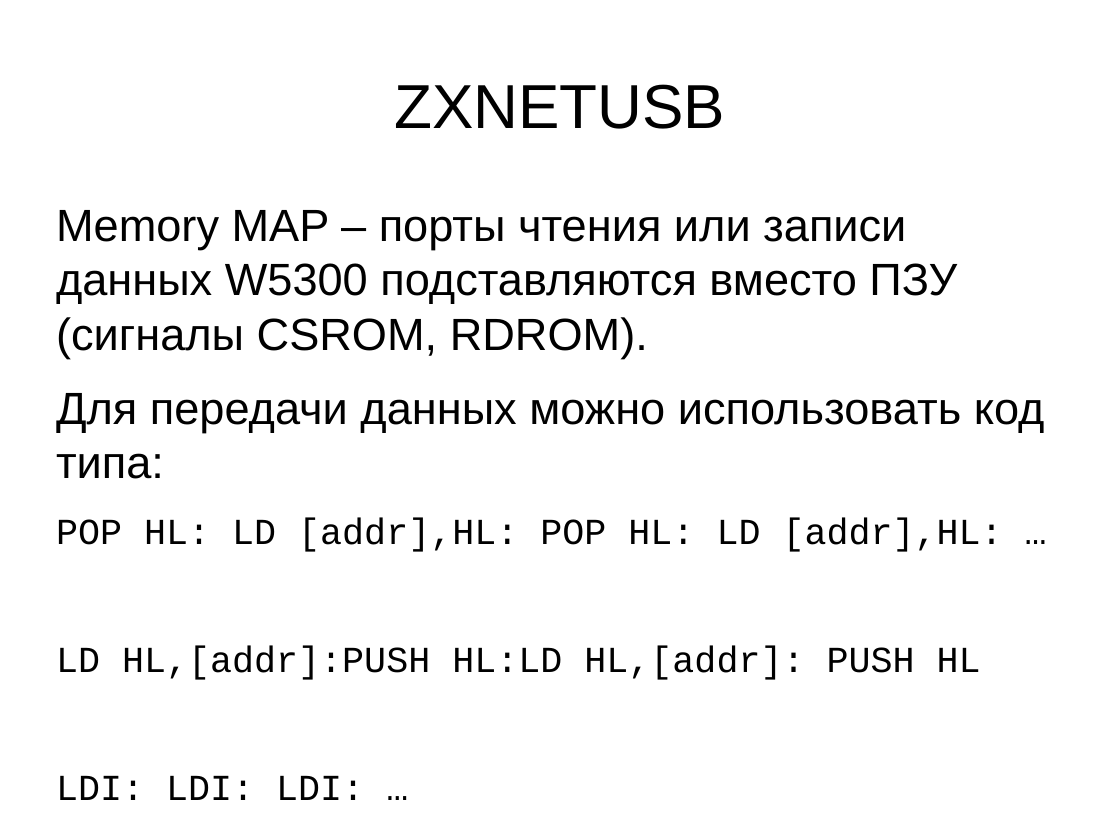
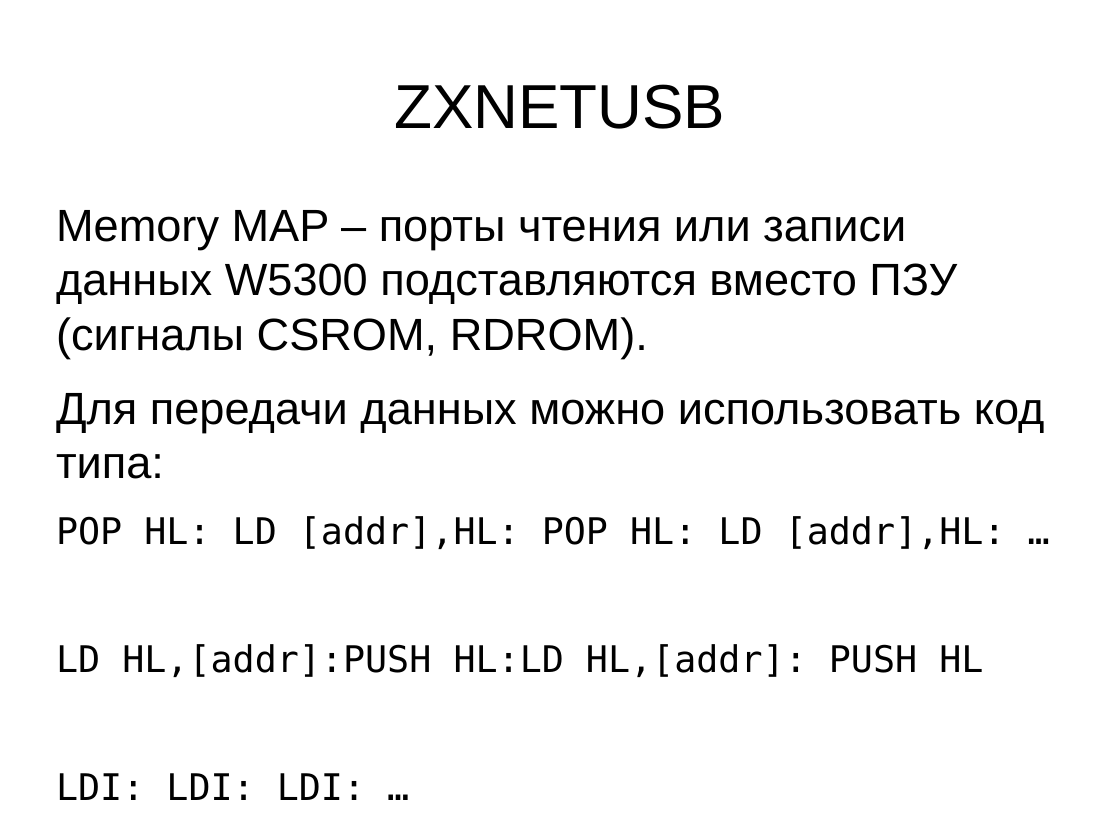
Before and after one commit to lvd2/zxnetusb, a slide deck: slide 5 of report/dh2019.odp. Drawn at 1120x840 pixels with LibreOffice and Linux fonts; fonts in the diff are those of the drawing; background and template pictures are left out. Boxes give left, top, right and bottom in pixels: in the first picture for what was removed or moved away, otherwise in the second. Text is boxed around its words. In the diff, an @@ line names an element or a change of style, - is before the commit and + after.

```diff
--- a/report/dh2019.odp
+++ b/report/dh2019.odp
@@ text at (56,516,1006,800): font Courier New to DejaVu Sans Mono in "POP HL: LD [addr],HL: POP HL: LD ...", "LD HL,[addr]:PUSH HL:LD HL,[addr]: PUSH HL", "LDI: LDI: LDI: …" @@
```
Also in this commit, not shown: 4 other slides changed, 8 slides added, 1 slide removed.
